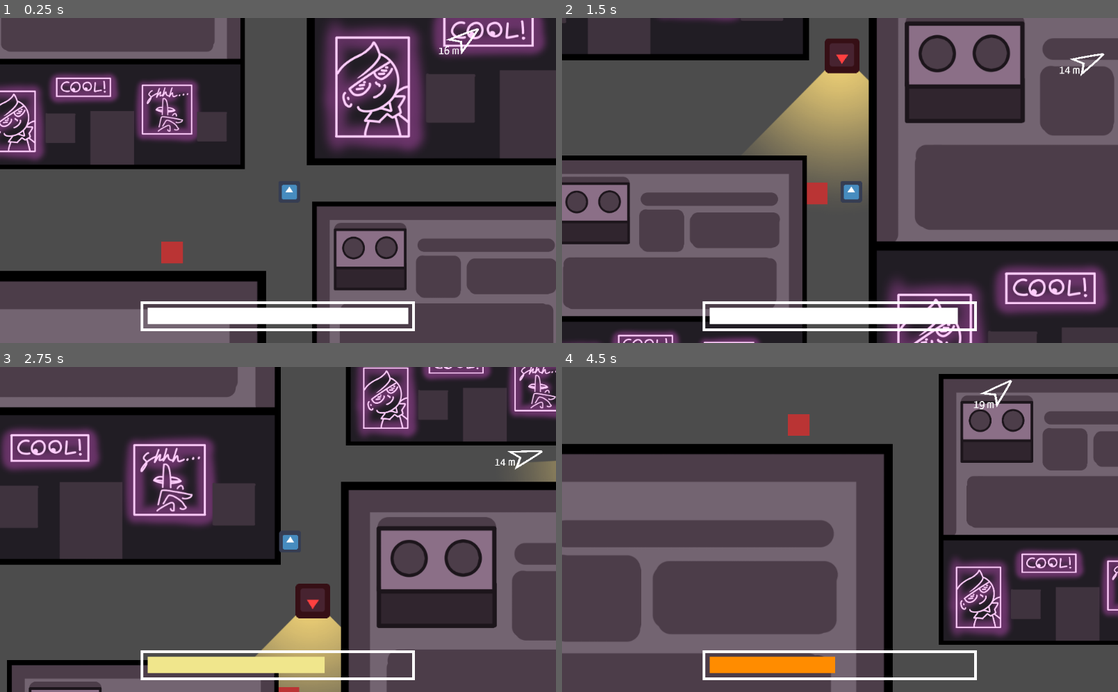
Above: before the commit, frames 1-4 (two rows, left to right).
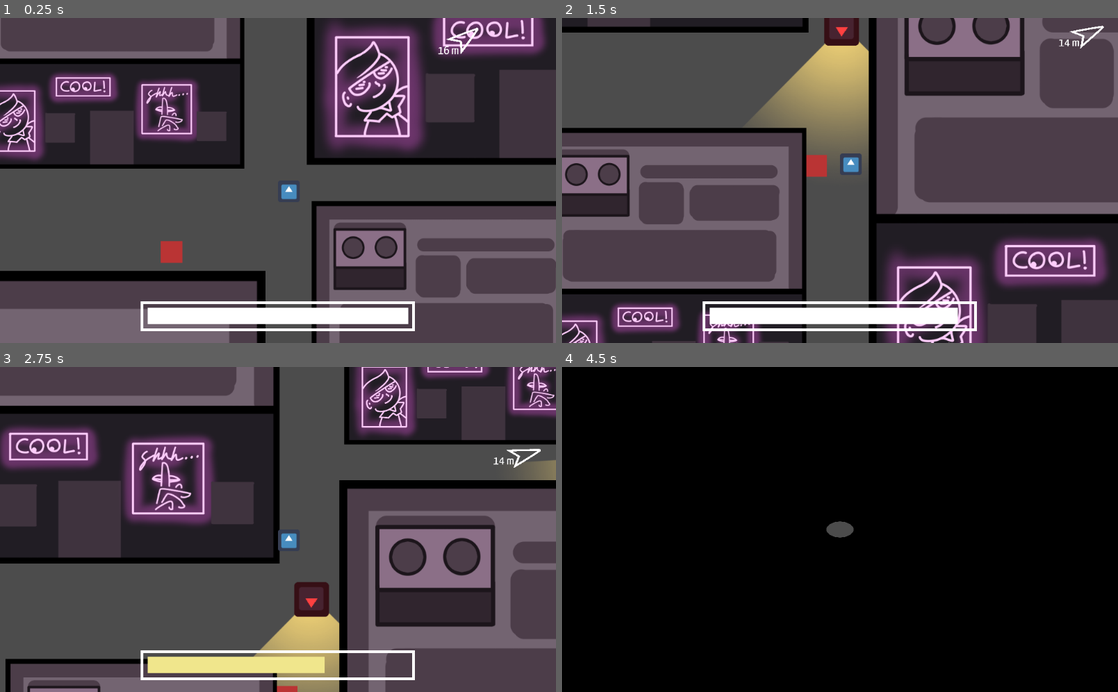
Above: after the commit, the same moments.

Repository: gabby-delforge/LD49Warmup
Game: Godot game, scene res://Main.tscn
Two runs of this game, one before a commit and one after it. Both use one fixed random seed, a clock stepped at 60 frames per second and the inputs below. The engine's default icon, where the game draws it, is replaced by a stand-in: a white triangle on a blue panel in a dark square.
Inputs:
- Up to frame 1 (0.25 s): no input
- Up to frame 2 (1.5 s): tap Enter at 0.5 s; hold W (move_up) from 0.53 s (still down)
- Up to frame 3 (2.75 s): release W (move_up) at 2.03 s; hold A (move_left) from 2.03 s (still down)
- Up to frame 4 (4.5 s): release A (move_left) at 3.53 s; hold Down (move_down) 3.53-4.28 s; hold Right (move_right) from 4.28 s (still down)

The runs differ from the first frame. In frame 1, 3.2% of the frame differs, in the area x 0-100%, y 0-100%; in frame 2, 47%; in frame 3, 9.0%; in frame 4, 95%.

Commit message:
Add circle transition

Diff:
--- a/Arrow.gd
+++ b/Arrow.gd
@@ -3,7 +3,7 @@
 
 onready var destination: Destination = $"/root/Node2D/YSort/Destination"
 onready var player: Player = $"/root/Node2D/YSort/Player"
-onready var hud: HUD = $"/root/Node2D/HUD"
+onready var hud = $"/root/Node2D/HUD"
 onready var viewport = get_tree().root
 
 # Change this value to increase or decrease how much space is between the arrow
@@ -22,7 +22,6 @@
 
   var viewport = get_viewport().get_visible_rect()
   var viewport_size = viewport.size
-
 
   var edge_margin = viewport_size*margin/1000
 
--- a/Camera2D.gd
+++ b/Camera2D.gd
@@ -1,25 +1,17 @@
 extends Camera2D
 
-
-# Declare member variables here. Examples:
-# var a = 2
-# var b = "text"
+onready var player: Node2D = $"/root/Node2D/YSort/Player"
 var noise = OpenSimplexNoise.new()
 
-# Called when the node enters the scene tree for the first time.
 func _ready():
-
   # Configure
   noise.seed = randi()
   noise.octaves = 4
   noise.period = 20.0
   noise.persistence = 0.8
 
-
-# Called every frame. 'delta' is the elapsed time since the previous frame.
-#func _process(delta):
-#  pass
-
+func _process(delta):
+  position = player.position
 
 func _on_Player__player_hit():
   var random_vec = noise.get_noise_2d(1.0, 1.0)
--- /dev/null
+++ b/CircleTransitionIn.tres
@@ -0,0 +1,16 @@
+[gd_resource type="Animation" format=2]
+
+[resource]
+resource_name = "CircleTransitionOut"
+tracks/0/type = "value"
+tracks/0/path = NodePath("AnimationPlayer/TextureRect:material:shader_param/animation")
+tracks/0/interp = 1
+tracks/0/loop_wrap = true
+tracks/0/imported = false
+tracks/0/enabled = true
+tracks/0/keys = {
+"times": PoolRealArray( 0.000533261, 0.994327 ),
+"transitions": PoolRealArray( 0.153893, 1 ),
+"update": 0,
+"values": [ 1.0, 0.0 ]
+}
--- a/HUD.gd
+++ b/HUD.gd
@@ -2,6 +2,11 @@
 class_name HUD
 
 onready var stealth_bar_fg = $StealthOMeter/StealthBarFG
+onready var mock_arrow: ColorRect = $MockArrow
+onready var player: Node2D = $"/root/Node2D/YSort/Player"
+onready var dest: Node2D = $"/root/Node2D/YSort/Destination"
+onready var raycast = $RayCast2D
+
 var COLOR_SAFE = Color.white
 var COLOR_80 = Color.khaki
 var COLOR_60 = Color.darkorange
@@ -20,3 +25,11 @@
     stealth_bar_fg.color = COLOR_60
   else:
     stealth_bar_fg.color = COLOR_DANGER
+
+func animate_to_black():
+  $AnimationPlayer.play("CircleTransitionOut")
+  yield($AnimationPlayer, "animation_finished")
+
+func animate_away_from_black():
+  $AnimationPlayer.play_backwards("CircleTransitionOut")
+  yield($AnimationPlayer, "animation_finished")
--- a/HUD.tscn
+++ b/HUD.tscn
@@ -1,6 +1,22 @@
-[gd_scene load_steps=2 format=2]
+[gd_scene load_steps=4 format=2]
 
+[ext_resource path="res://TransitionShader.tres" type="Material" id=1]
 [ext_resource path="res://HUD.gd" type="Script" id=2]
+
+[sub_resource type="Animation" id=1]
+resource_name = "CircleTransitionOut"
+tracks/0/type = "value"
+tracks/0/path = NodePath("AnimationPlayer/TextureRect:material:shader_param/animation")
+tracks/0/interp = 1
+tracks/0/loop_wrap = true
+tracks/0/imported = false
+tracks/0/enabled = true
+tracks/0/keys = {
+"times": PoolRealArray( 0.000533261, 0.994327 ),
+"transitions": PoolRealArray( 0.153893, 1 ),
+"update": 0,
+"values": [ 1.0, 0.0 ]
+}
 
 [node name="HUD" type="CanvasLayer"]
 script = ExtResource( 2 )
@@ -38,3 +54,14 @@
 __meta__ = {
 "_edit_use_anchors_": false
 }
+
+[node name="AnimationPlayer" type="AnimationPlayer" parent="."]
+anims/CircleTransitionOut = SubResource( 1 )
+
+[node name="TextureRect" type="ColorRect" parent="AnimationPlayer"]
+material = ExtResource( 1 )
+margin_right = 1024.0
+margin_bottom = 600.0
+__meta__ = {
+"_edit_use_anchors_": false
+}
--- a/Main.tscn
+++ b/Main.tscn
@@ -127,10 +127,6 @@
 
 [node name="Player" parent="YSort" instance=ExtResource( 1 )]
 
-[node name="Camera2D" type="Camera2D" parent="YSort/Player"]
-current = true
-script = ExtResource( 5 )
-
 [node name="NPC" parent="YSort" instance=ExtResource( 4 )]
 position = Vector2( 0, -856 )
 rotation = 3.14159
@@ -194,4 +190,10 @@
 [node name="Destination" parent="YSort" instance=ExtResource( 7 )]
 position = Vector2( 1696, -1296 )
 
-[connection signal="_player_hit" from="YSort/Player" to="YSort/Player/Camera2D" method="_on_Player__player_hit"]
+[node name="Camera2D" type="Camera2D" parent="."]
+current = true
+smoothing_enabled = true
+smoothing_speed = 10.0
+script = ExtResource( 5 )
+
+[connection signal="_player_hit" from="YSort/Player" to="Camera2D" method="_on_Player__player_hit"]
--- a/NPC.tscn
+++ b/NPC.tscn
@@ -29,7 +29,7 @@
 
 [node name="View Wedge" type="Sprite" parent="."]
 modulate = Color( 0.964706, 0.839216, 0.466667, 1 )
-position = Vector2( 3, -145 )
+position = Vector2( -2.38419e-07, -144 )
 rotation = -0.0174533
 texture = ExtResource( 3 )
 
--- a/Player.gd
+++ b/Player.gd
@@ -23,6 +23,7 @@
     stealthiness = max(0, stealthiness - 50 * delta)
   else:
     stealthiness = min(100, stealthiness + 5 * delta)
+
   if stealthiness > 50:
     audiopanik.volume_db = -1.48 * stealthiness + 68
   else:
--- a/Portal.gd
+++ b/Portal.gd
@@ -3,7 +3,16 @@
 export var next_portal_path: NodePath
 onready var player: KinematicBody2D = $"/root/Node2D/YSort/Player"
 onready var next_portal: Node2D = get_node(next_portal_path)
+onready var hud: HUD = $"/root/Node2D/HUD"
 
 func _on_Area2D_body_entered(body):
   if body == player:
+    player.visible = false
+
+    yield(hud.animate_to_black(), "completed")
+
     player.position = player.last_movement.normalized() * 100 + next_portal.position
+
+    player.visible = true
+
+    yield(hud.animate_away_from_black(), "completed")
--- /dev/null
+++ b/TransitionShader.tres
@@ -0,0 +1,19 @@
+[gd_resource type="ShaderMaterial" load_steps=2 format=2]
+
+[sub_resource type="Shader" id=1]
+code = "shader_type canvas_item;
+
+uniform float animation: hint_range(0, 1);
+
+void fragment() {
+    vec3 screen_pixel = texture(SCREEN_TEXTURE, SCREEN_UV).rgb;
+    bool is_in_circle = length(vec2(0.5, 0.5) - SCREEN_UV) > animation;
+
+    screen_pixel = is_in_circle ? vec3(0, 0, 0) : screen_pixel;
+
+    COLOR = vec4(screen_pixel, 1);
+}"
+
+[resource]
+shader = SubResource( 1 )
+shader_param/animation = 0.746085
